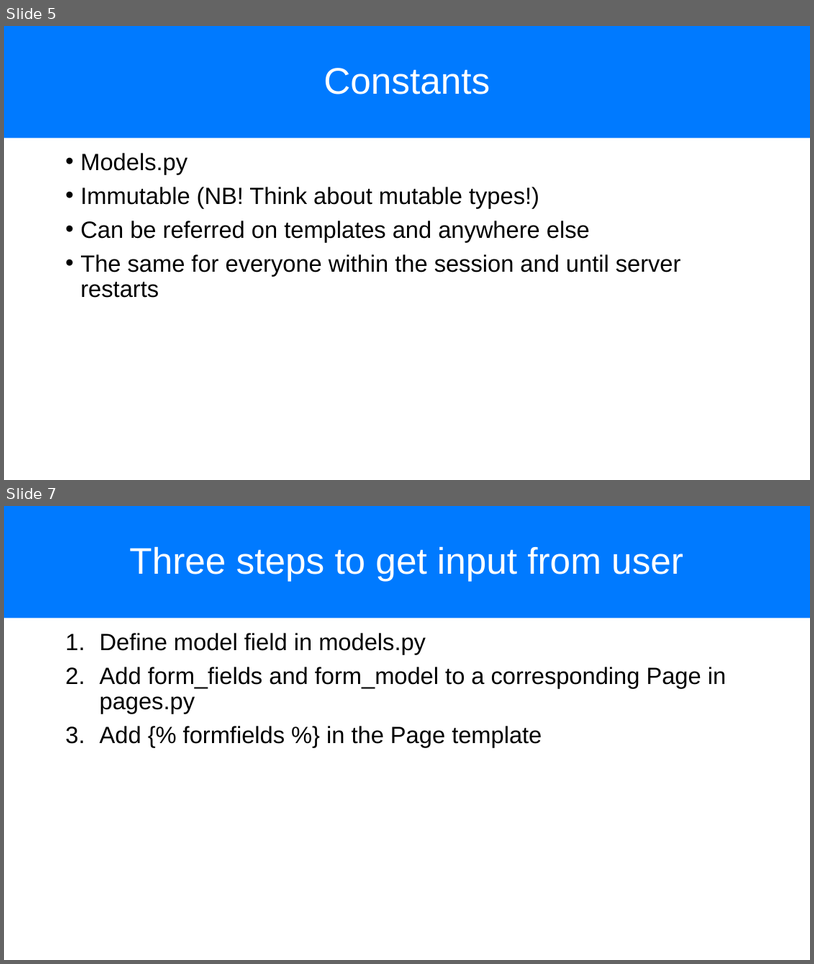
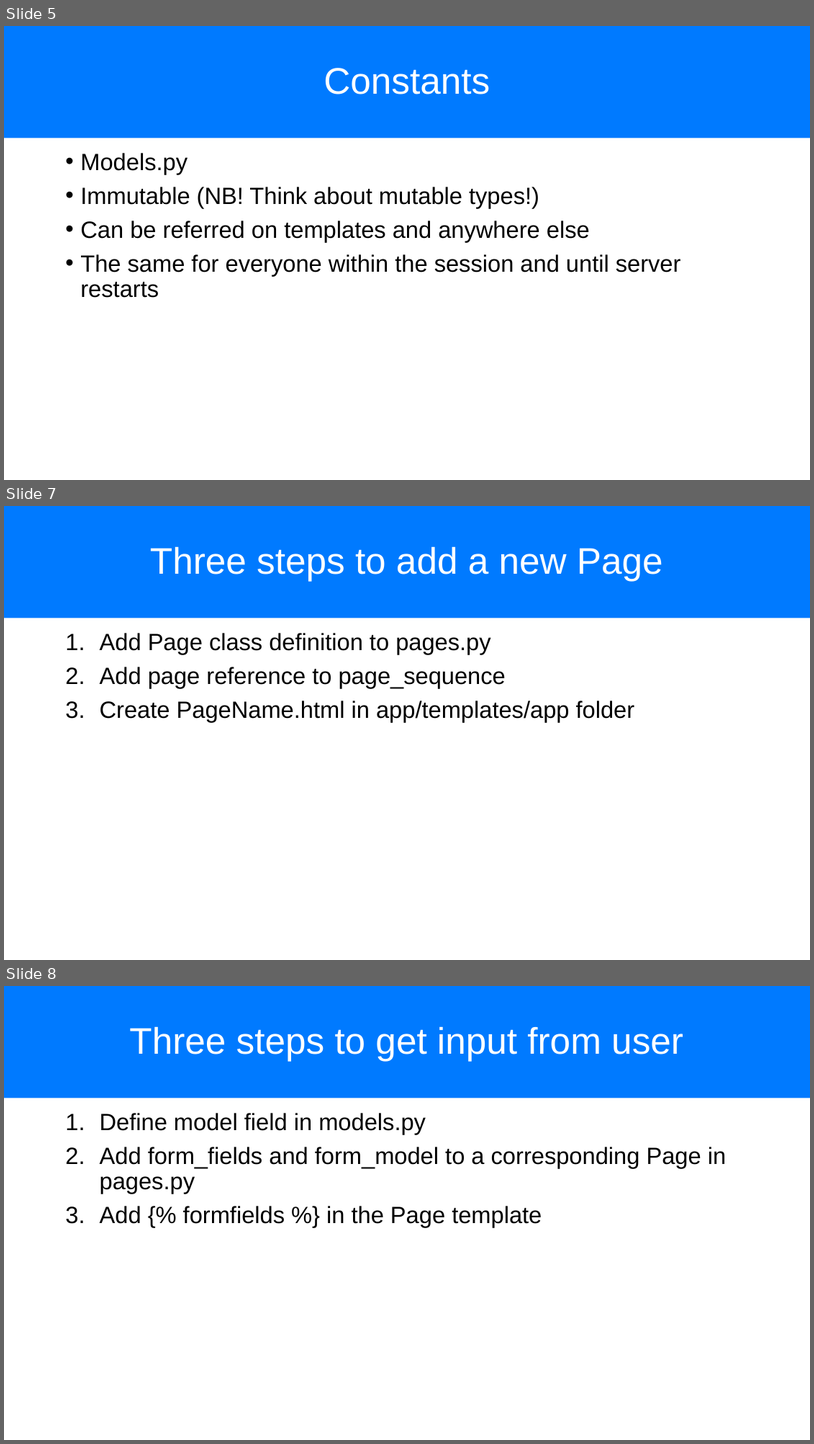
Before and after one commit to chapkovski/uncertainty-summer-school, a slide deck: presentations/frankfurt_july_2019 day2.pptx. Shown one above the other, each under a label of ours: slides 5 and 7 before the commit, slides 5, 7 and 8 after it; the slides between them are not shown. The pictures are 814x964 and 814x1444 pixels, drawn with LibreOffice and Linux fonts; fonts in the diff are those of the drawing. Boxes give left, top, right and bottom in pixels: in the first picture for what was removed or moved away, otherwise in the second. Text is boxed around its words. In the diff, an @@ line names an element or a change of style, - is before the commit and + after.

```diff
--- a/presentations/frankfurt_july_2019 day2.pptx
+++ b/presentations/frankfurt_july_2019 day2.pptx
@@ slide 7 added at (x1=4, y1=506, x2=810, y2=960), background #FFFFFF @@
@@ title added at (x1=4, y1=506, x2=810, y2=618), fill #007AFF, 44 pt, text #FFFFFF @@
+Three steps to add a new Page
@@ text added at (x1=100, y1=633, x2=635, y2=721), 28 pt, text #000000 @@
+1. Add Page class definition to pages.py
+2. Add page reference to page_sequence
+3. Create PageName.html in app/templates/app folder
@@ what was slide 7 is now slide 8 @@
```
Also in this commit, not shown: 2 slides changed, 1 other slide added, 7 other files.
